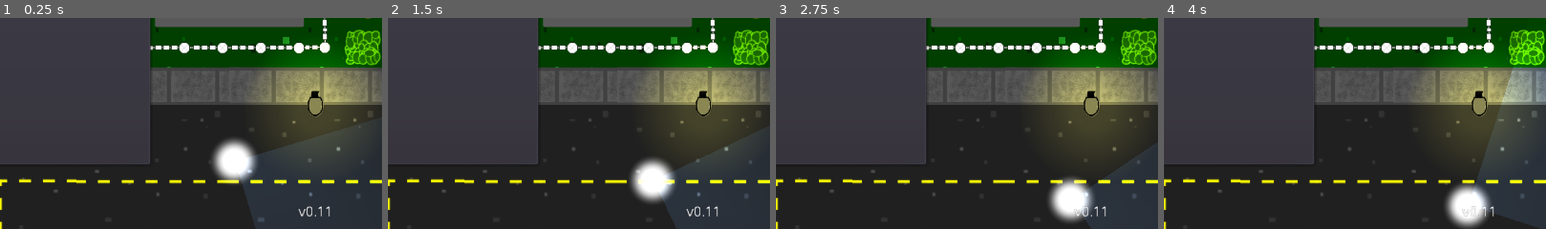
Above: before the commit, frames 1-4 (left to right).
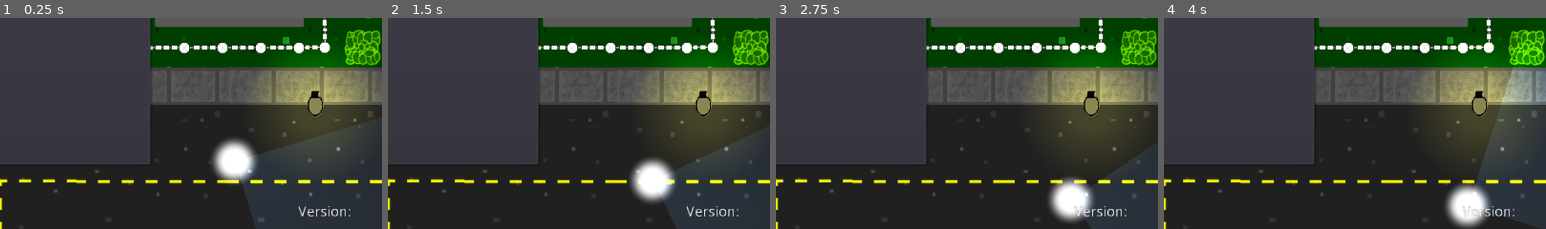
Above: after the commit, the same moments.

Repository: FugitiveTheGame/Fugitive
Game: Godot game, scene res://screens/mainmenu/MainMenu.tscn
Same seed, same stepped clock (60 frames per second), same inputs: the game is played once before the commit and once after it.
Inputs (mouse positions are % of the whole screen's width and height, from its top left):
- Up to frame 1 (0.25 s): no input
- Up to frame 2 (1.5 s): click (50, 36) at 0.52 s; type "Alex" at 0.6 s; hold Right (ui_right) from 1.28 s (still down); hold H (car_horn) from 1.28 s (still down)
- Up to frame 3 (2.75 s): release Right (ui_right) at 2.03 s; release H (car_horn) at 2.03 s; hold Down (ui_down) from 2.03 s (still down); tap L (lock_car) at 2.1 s
- Up to frame 4 (4 s): release Down (ui_down) at 2.78 s; hold Right (ui_right) 2.78-3.53 s; hold Shift (sprint) 2.78-3.53 s; hold Up (ui_up) from 3.53 s (still down); tap E (use) at 3.6 s
The pictures show only the part of the screen within x 50-100%, y 50-100%; the shares and areas given below are measured in that part.

The runs differ from the first frame. In frame 1, 0.3% of the frame differs, in the area x 78-92%, y 89-95%; in frame 2, 0.3%; in frame 3, 0.2%; in frame 4, 0.2%.
Error after the commit: Trying to assign value of type 'LineEdit' to a variable of type 'TextEdit'. (res://screens/mainmenu/MainMenu.gd:7)

Commit message:
Main menu using exported paths

Diff:
--- a/screens/mainmenu/MainMenu.gd
+++ b/screens/mainmenu/MainMenu.gd
@@ -1,9 +1,16 @@
 extends Node
 
-onready var joinDialog := $UiLayer/JoinGameDialog
-onready var serverIpEditText := $UiLayer/JoinGameDialog/CenterContainer/Verticle/ServerIpTextEdit
-onready var serverListContainer := $UiLayer/ServerListContainer
-onready var serverList := $UiLayer/ServerListContainer/VBoxContainer/ScrollContainer/ServerList
+export (NodePath) var joinDialogPath: NodePath
+onready var joinDialog: WindowDialog = get_node(joinDialogPath)
+
+export (NodePath) var serverIpEditTextPath: NodePath
+onready var serverIpEditText: TextEdit = get_node(serverIpEditTextPath)
+
+export (NodePath) var serverListContainerPath: NodePath
+onready var serverListContainer: PanelContainer = get_node(serverListContainerPath)
+
+export (NodePath) var serverListPath: NodePath
+onready var serverList: VBoxContainer
 
 export (NodePath) var joiningDialogPath: NodePath
 onready var joiningDialog: WindowDialog = get_node(joiningDialogPath)
--- a/screens/mainmenu/MainMenu.tscn
+++ b/screens/mainmenu/MainMenu.tscn
@@ -76,6 +76,10 @@
 
 [node name="base" type="Node"]
 script = ExtResource( 1 )
+joinDialogPath = NodePath("UiLayer/JoinGameDialog")
+serverIpEditTextPath = NodePath("UiLayer/JoinGameDialog/CenterContainer/Verticle/ServerIpTextEdit")
+serverListContainerPath = NodePath("UiLayer/ServerListContainer")
+serverListPath = NodePath("UiLayer/ServerListContainer/VBoxContainer/ScrollContainer/ServerList")
 joiningDialogPath = NodePath("UiLayer/JoiningDialog")
 joinFailedDialogPath = NodePath("UiLayer/JoinFailedDialog")
 hostFailedDialogPath = NodePath("UiLayer/HostFailedDialog")
@@ -440,7 +444,6 @@
 size_flags_horizontal = 3
 
 [node name="JoiningDialog" type="WindowDialog" parent="UiLayer"]
-visible = true
 anchor_left = 0.5
 anchor_top = 0.5
 anchor_right = 0.5
